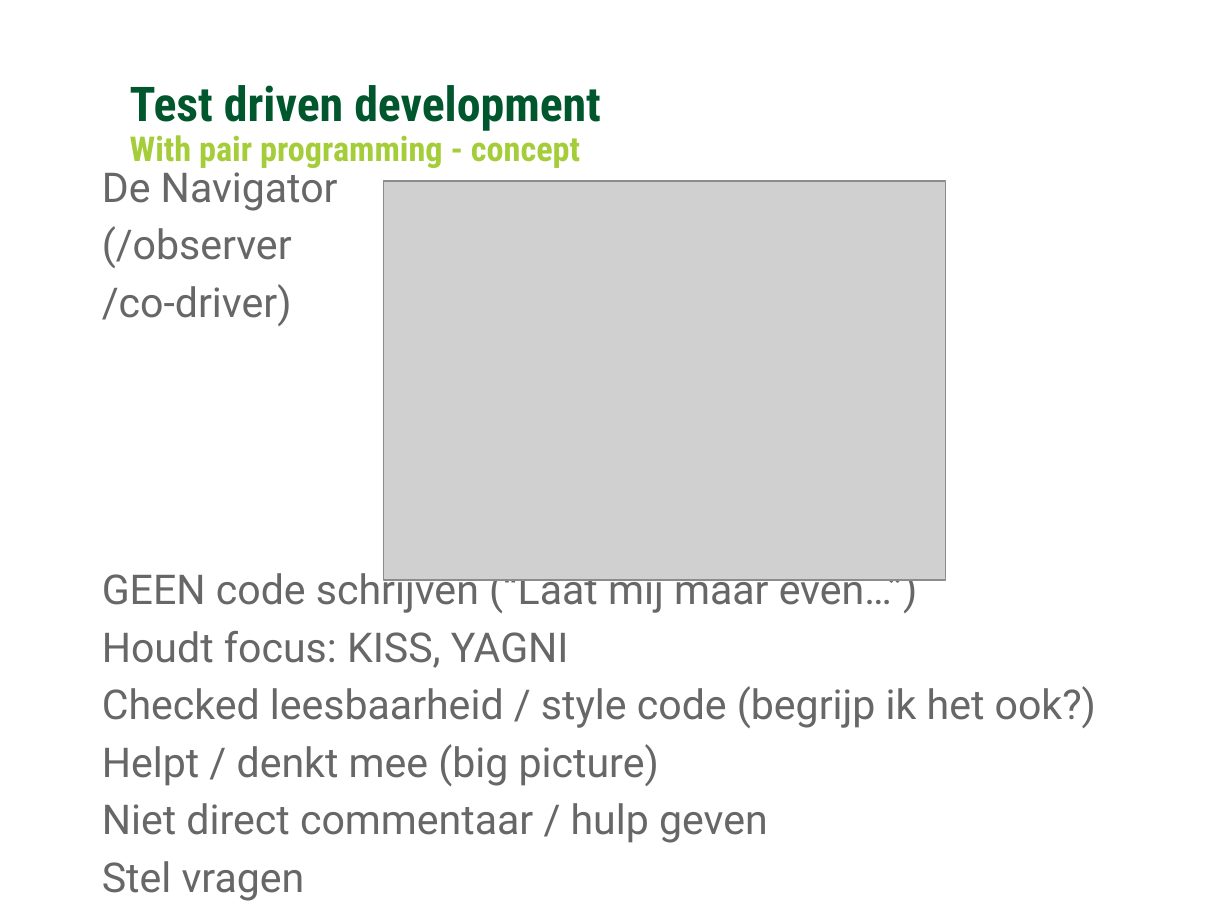
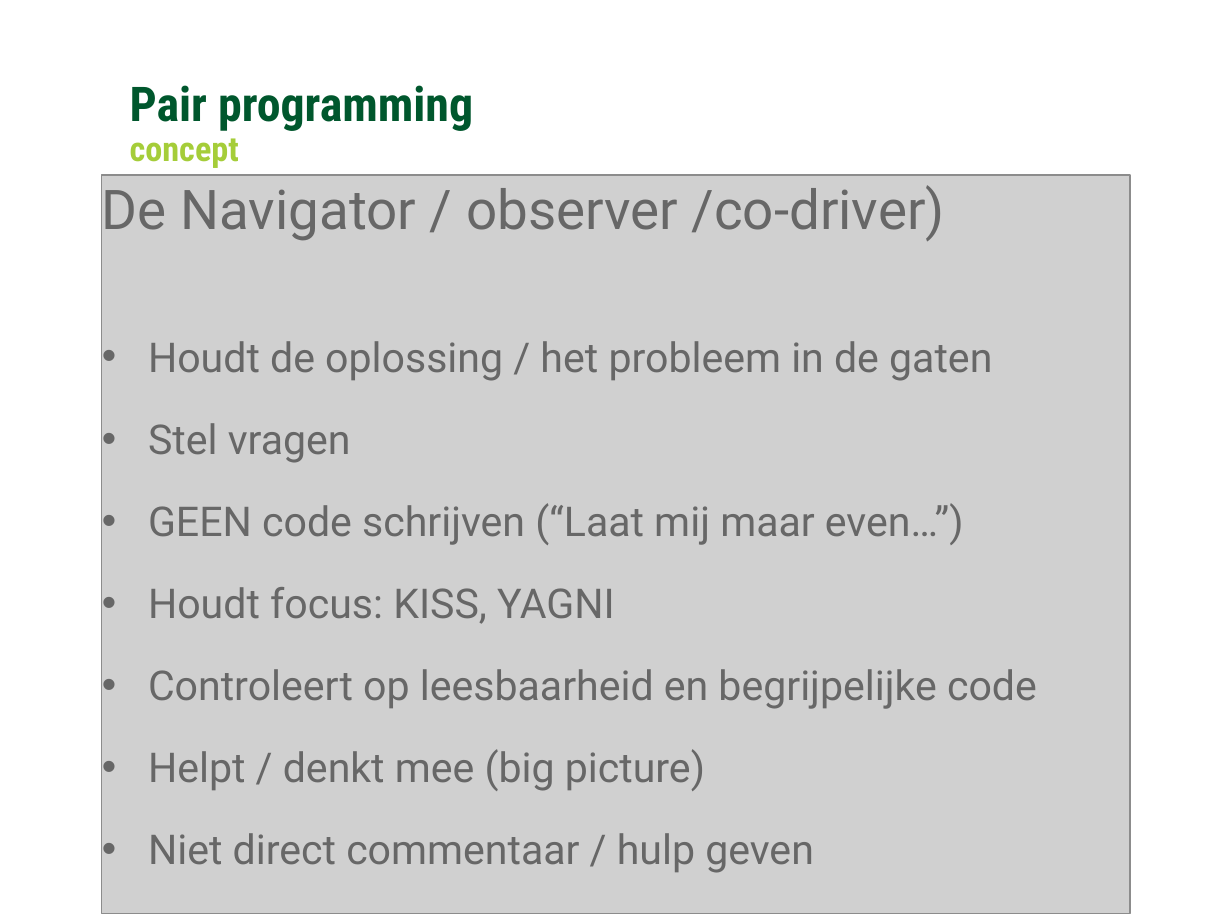
Before and after one commit to Ozindar/GCUnitTestDojo, a slide deck: slide 8 of warehouse/Coding Kata - TDD Extending the Warehouse.pptx. Drawn at 1232x924 pixels with LibreOffice and Linux fonts; fonts in the diff are those of the drawing; grey boxes stand for pictures; background and template pictures are left out. Boxes give left, top, right and bottom in pixels: in the first picture for what was removed or moved away, otherwise in the second. Text is boxed around its words. In the diff, an @@ line names an element or a change of style, - is before the commit and + after.

```diff
--- a/warehouse/Coding Kata - TDD Extending the Warehouse.pptx
+++ b/warehouse/Coding Kata - TDD Extending the Warehouse.pptx
@@ text at (130,85,473,131): text changed @@
-Test driven development
+Pair programming
@@ text at (130,130,239,168): text changed @@
-With pair programming - concept
+concept
@@ picture: place and size @@
-picture at (383,181,946,580)
+picture at (102,175,1131,914)
@@ text at (102,185,1037,873): paragraph removed @@
-Stel vragen
@@ text "De Navigator / observer /co-driver)": place and size @@
-text "De Navigator / observer /co-driver)" at (102,164,1096,843)
+text "De Navigator / observer /co-driver)" at (102,185,1037,873)
@@ text at (102,185,992,463): text changed @@
-De Navigator
-(/observer
-/co-driver)
+De Navigator / observer /co-driver)
+• Houdt de oplossing / het probleem in de gaten
+• Stel vragen
@@ text at (148,503,964,873): bullet none to •; line spacing 1 to 1.5 @@
@@ text at (148,669,1037,709): text changed @@
-Checked leesbaarheid / style code (begrijp ik het ook?)
+• Controleert op leesbaarheid en begrijpelijke code
```
Also in this commit, not shown: 11 other slides changed, 1 slide added, 2 slides removed, 22 other files.
